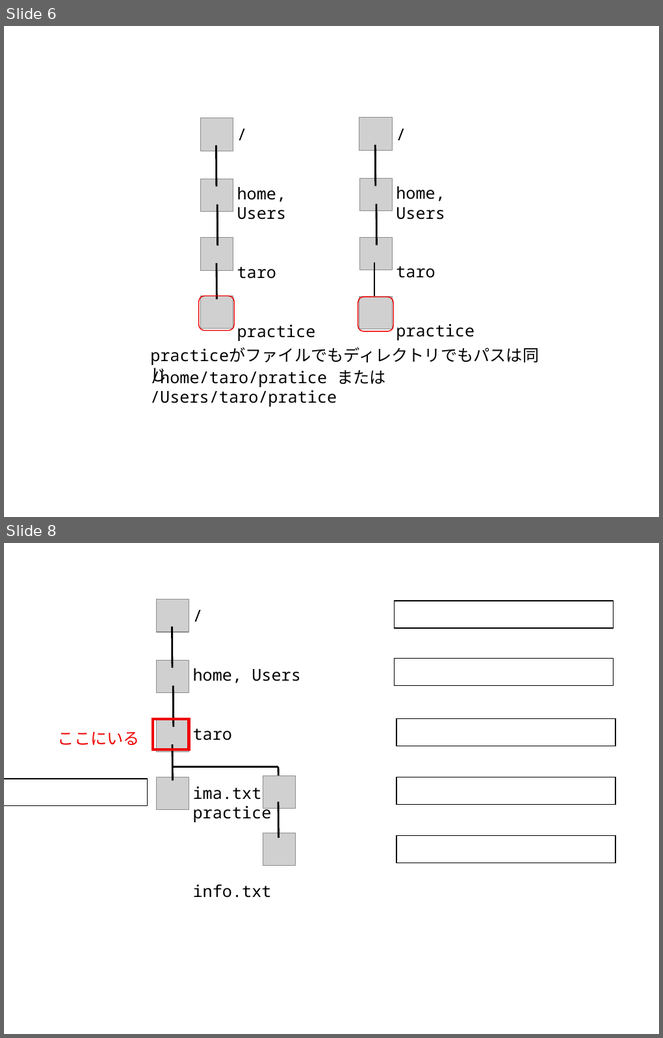
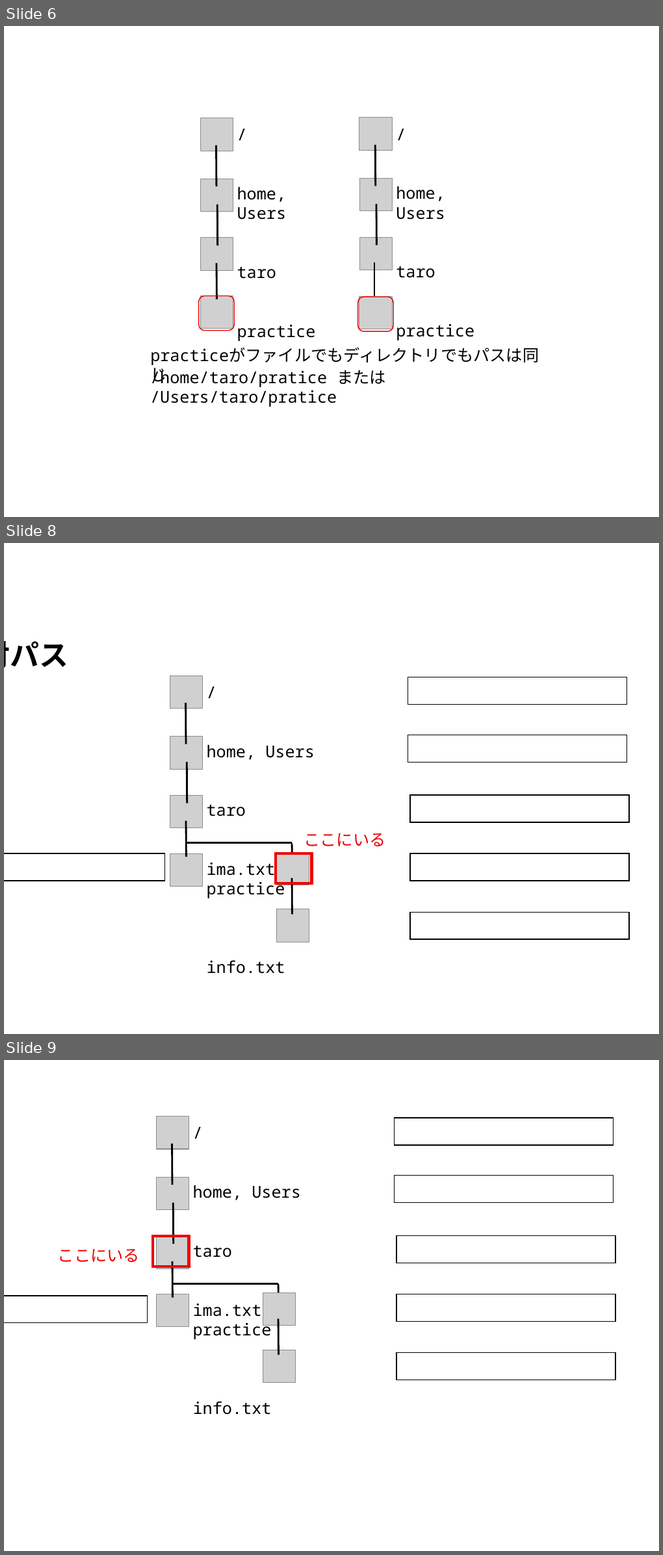
Before and after one commit to akokubo/how-to-use-unix, a slide deck: materials/file-folder.pptx. Shown one above the other, each under a label of ours: slides 6 and 8 before the commit, slides 6, 8 and 9 after it; the slides between them are not shown. The pictures are 663x1038 and 663x1555 pixels, drawn with LibreOffice and Linux fonts; fonts in the diff are those of the drawing; grey boxes stand for pictures. Boxes give left, top, right and bottom in pixels: in the first picture for what was removed or moved away, otherwise in the second. Text is boxed around its words. In the diff, an @@ line names an element or a change of style, - is before the commit and + after.

```diff
--- a/materials/file-folder.pptx
+++ b/materials/file-folder.pptx
@@ slide 8 added at (x1=4, y1=543, x2=659, y2=1034), background #FFFFFF @@
@@ text added at (x1=4, y1=641, x2=68, y2=668), 32 pt, text #000000, bold @@
+相対パス
@@ rectangle added at (x1=408, y1=678, x2=627, y2=705), outline #000000 1 pt @@
@@ rectangle added at (x1=408, y1=735, x2=627, y2=763), outline #000000 1 pt @@
@@ rectangle added at (x1=410, y1=795, x2=630, y2=823), outline #000000 1 pt @@
@@ text added at (x1=304, y1=834, x2=386, y2=847), 18 pt, text #EE0000 @@
+ここにいる
@@ rectangle added at (x1=4, y1=854, x2=165, y2=881), outline #000000 1 pt @@
@@ rectangle added at (x1=276, y1=854, x2=312, y2=884), outline #EE0000 3 pt @@
@@ rectangle added at (x1=410, y1=854, x2=630, y2=881), outline #000000 1 pt @@
@@ group added at (x1=170, y1=676, x2=315, y2=974): 6 lines, 6 pictures, 1 text @@
+/
+home, Users
+taro
+ima.txt practice
+info.txt
@@ rectangle added at (x1=410, y1=913, x2=630, y2=940), outline #000000 1 pt @@
@@ what was slide 8 is now slide 9 @@
```
Also in this commit, not shown: 2 slides changed.
